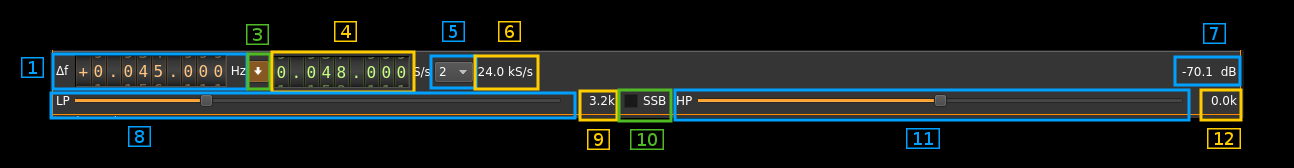
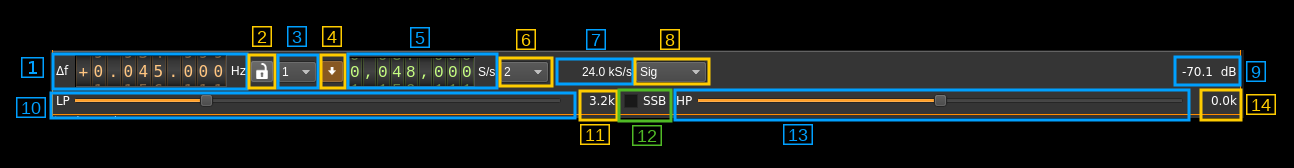
Two versions of the same layered image (1294x168). Layer-by-layer changes:
added layer "14" above "Overlay_14" over box(1246, 94, 1276, 115)
added layer "13" above "Overlay_13" over box(783, 124, 813, 145)
painted on "12" over box(632, 125, 1241, 149)
painted on "11" over box(580, 124, 940, 149)
painted on "10" over box(16, 97, 664, 150)
renamed "Overlay_08" to "Overlay_10", moved it above "9" over box(270, 91, 416, 92)
painted on "9" over box(587, 61, 1266, 150)
painted on "8" over box(128, 29, 680, 147)
added layer "Overlay_08" above "7" over box(633, 57, 711, 86)
painted on "7" over box(586, 23, 1226, 50)
added layer "Overlay_07" above "6" over box(555, 57, 635, 86)
painted on "6" over box(498, 21, 536, 50)
painted on "Overlay_06" over box(473, 54, 554, 91)
painted on "5" over box(410, 21, 465, 48)
painted on "Overlay_05" over box(346, 52, 499, 90)
painted on "4" over box(322, 21, 357, 47)
painted on "Overlay_04" over box(270, 50, 416, 92)
painted on "3" over box(246, 24, 307, 47)
painted on "Overlay_03" over box(246, 52, 320, 91)
added layer "2" above "Overlay_02" over box(252, 26, 272, 47)
added layer "Overlay_02" above "1" over box(247, 53, 277, 90)
renamed "Patch_02" to "patch_03", painted on it over box(248, 52, 709, 92)
